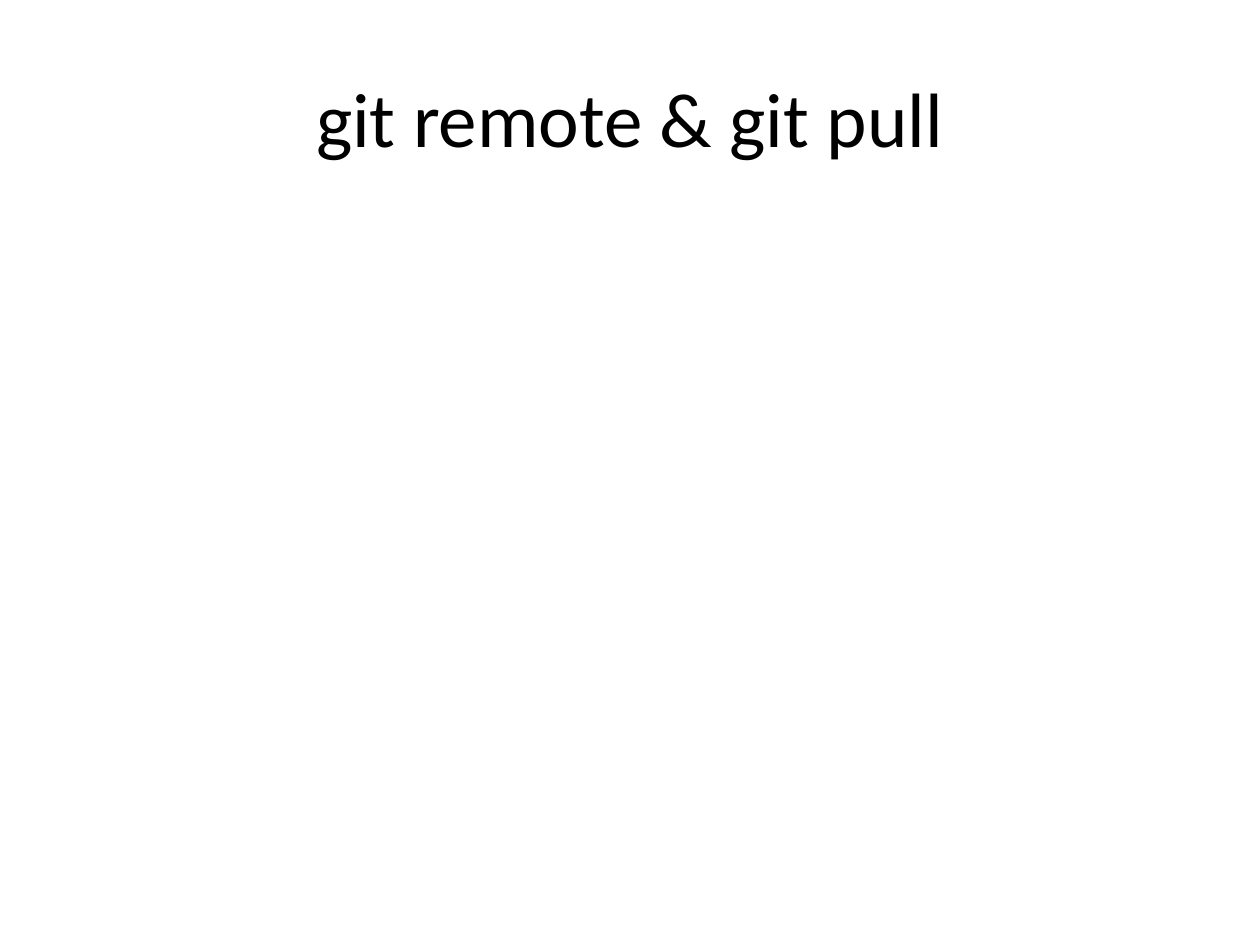
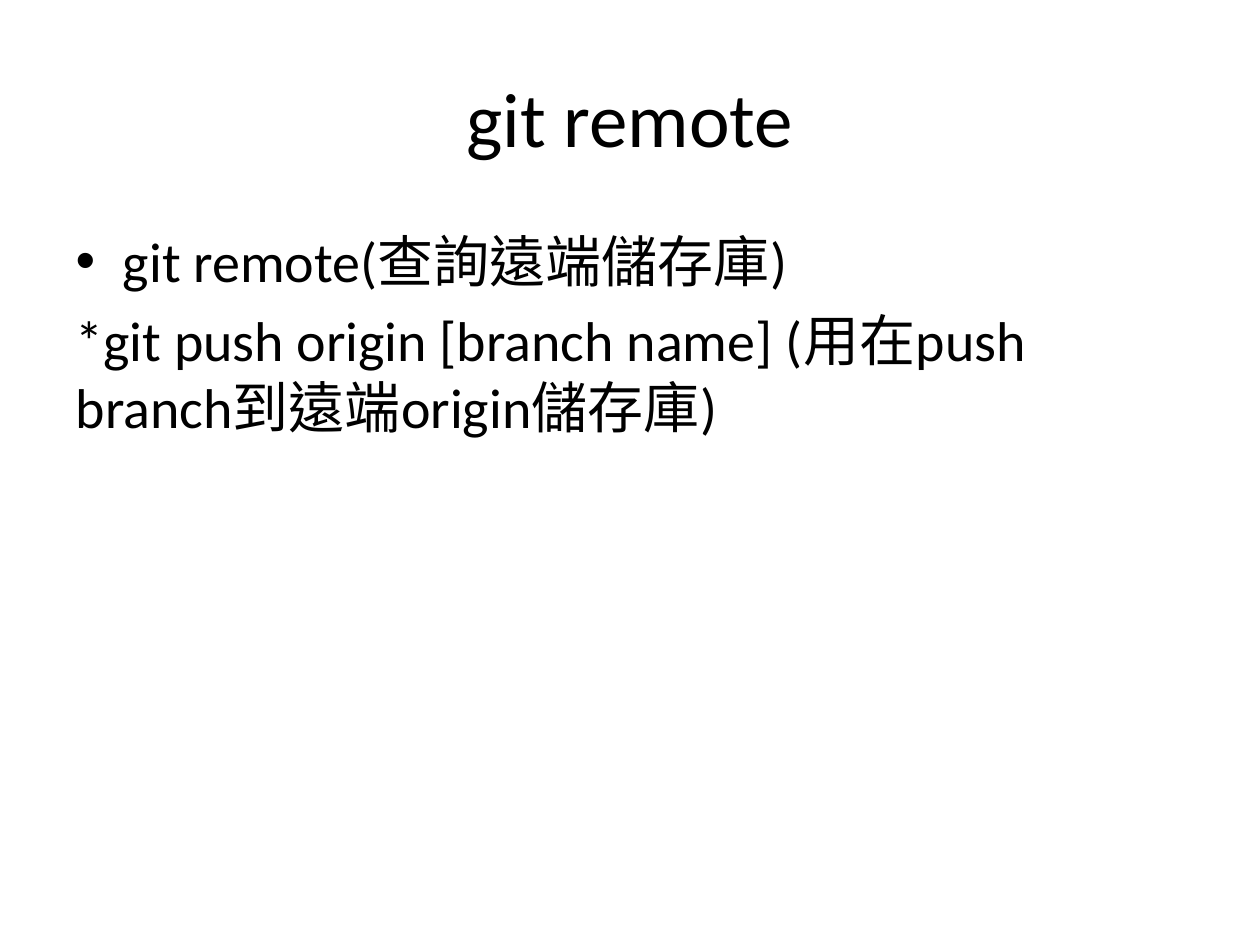
Before and after one commit to Howard0501/test, a slide deck: slide 16 of github_tutorial.pptx. Drawn at 1260x945 pixels with LibreOffice and Linux fonts; fonts in the diff are those of the drawing. Boxes give left, top, right and bottom in pixels: in the first picture for what was removed or moved away, otherwise in the second. Text is boxed around its words. In the diff, an @@ line names an element or a change of style, - is before the commit and + after.

```diff
--- a/github_tutorial.pptx
+++ b/github_tutorial.pptx
@@ title at (x1=466, y1=94, x2=793, y2=161): text changed @@
-git remote & git pull
+git remote
@@ text added at (x1=76, y1=235, x2=1026, y2=438), 32 pt, text #000000 @@
+• git remote(查詢遠端儲存庫)
+*git push origin [branch name] (用在push branch到遠端origin儲存庫)
```
Also in this commit, not shown: 4 slides added.
